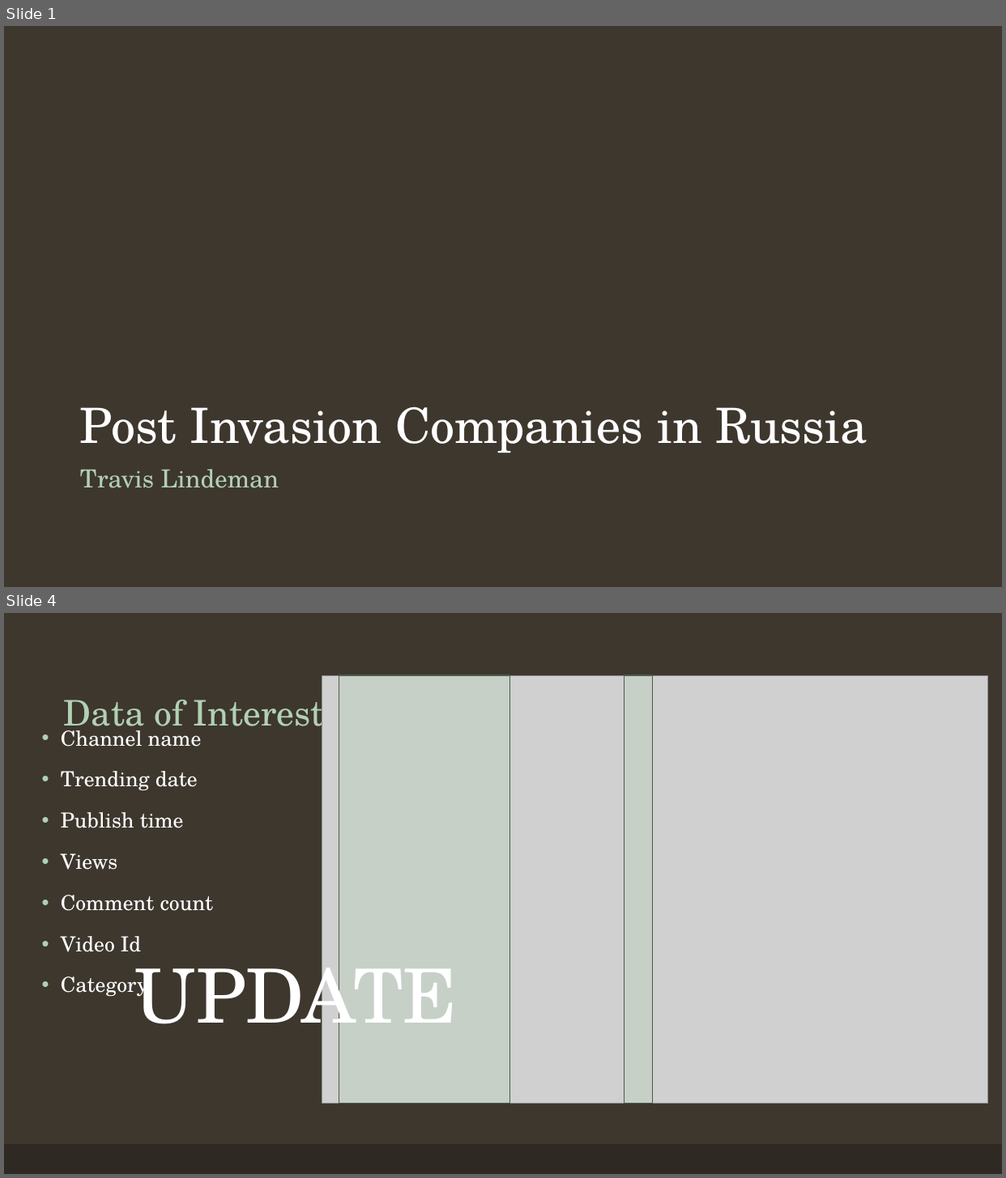
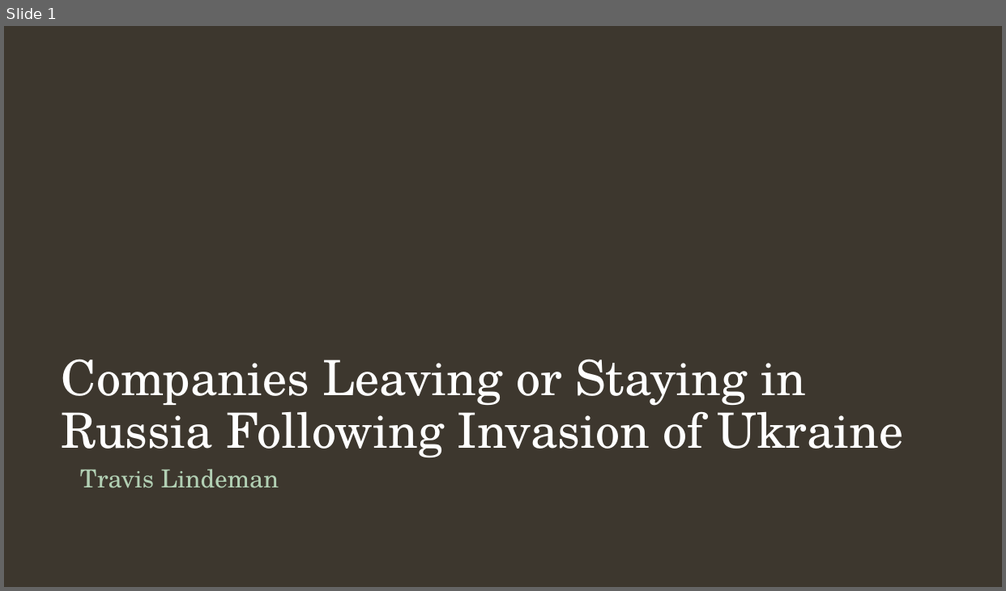
Before and after one commit to tralinde/companies_in_russia, a slide deck: ppt/Companies in Russia After Ukrainian Invasion.pptx. Shown one above the other, each under a label of ours: slides 1 and 4 before the commit, slide 1 after it; the slides between them are not shown. The pictures are 1006x1178 and 1006x591 pixels, drawn with LibreOffice and Linux fonts; fonts in the diff are those of the drawing; grey boxes stand for pictures; background and template pictures are left out. Boxes give left, top, right and bottom in pixels: in the first picture for what was removed or moved away, otherwise in the second. Text is boxed around its words. In the diff, an @@ line names an element or a change of style, - is before the commit and + after.

```diff
--- a/ppt/Companies in Russia After Ukrainian Invasion.pptx
+++ b/ppt/Companies in Russia After Ukrainian Invasion.pptx
@@ slide 4 removed at (4,613,1002,1174), background #3D372E @@
@@ picture removed at (322,675,987,1103) @@
@@ rectangle removed at (339,675,510,1103) @@
@@ rectangle removed at (624,675,652,1103) @@
@@ title removed at (64,691,324,736) @@
-Data of Interest
@@ text removed at (61,725,214,999) @@
-• Channel name
-• Trending date
-• Publish time
-• Views
-• Comment count
-• Video Id
-• Category
@@ text removed at (135,948,457,1045) @@
-UPDATE
@@ rectangle removed at (4,1144,1002,1174) @@
@@ slide 1 changed as well @@
@@ title at (62,359,903,458): text changed @@
-Post Invasion Companies in Russia
+Companies Leaving or Staying in Russia Following Invasion of Ukraine
```
Also in this commit, not shown: 4 other slides changed, 4 slides added, 5 other slides removed, 18 other files.
